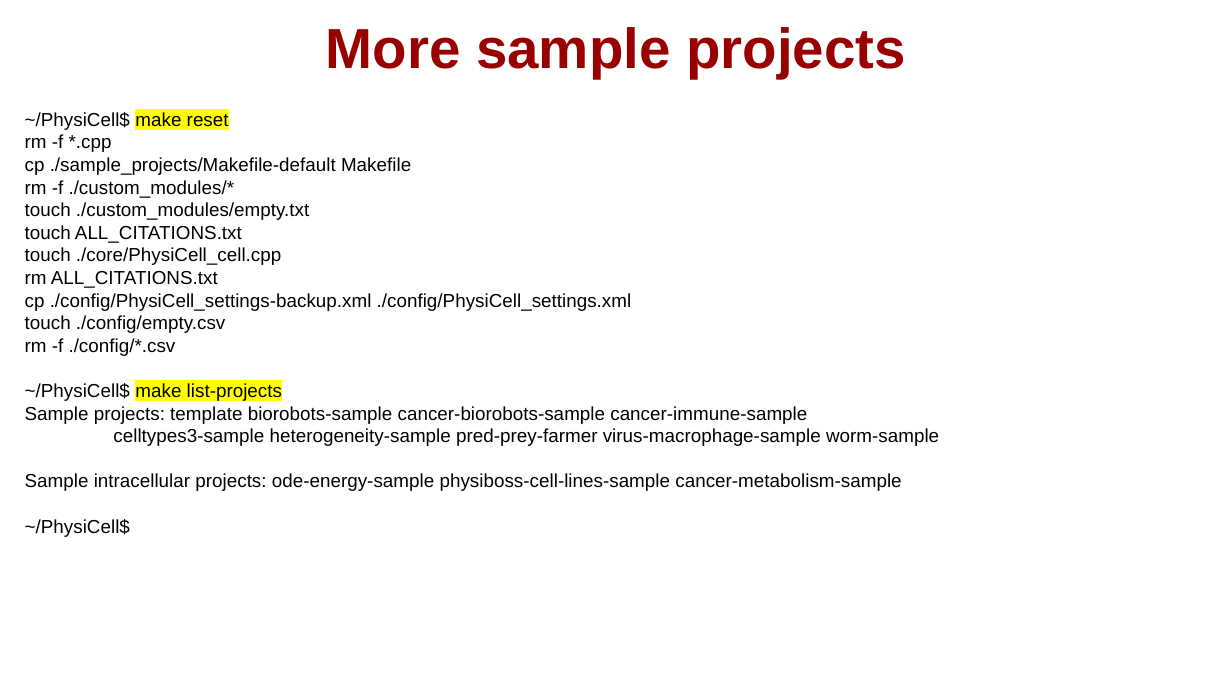
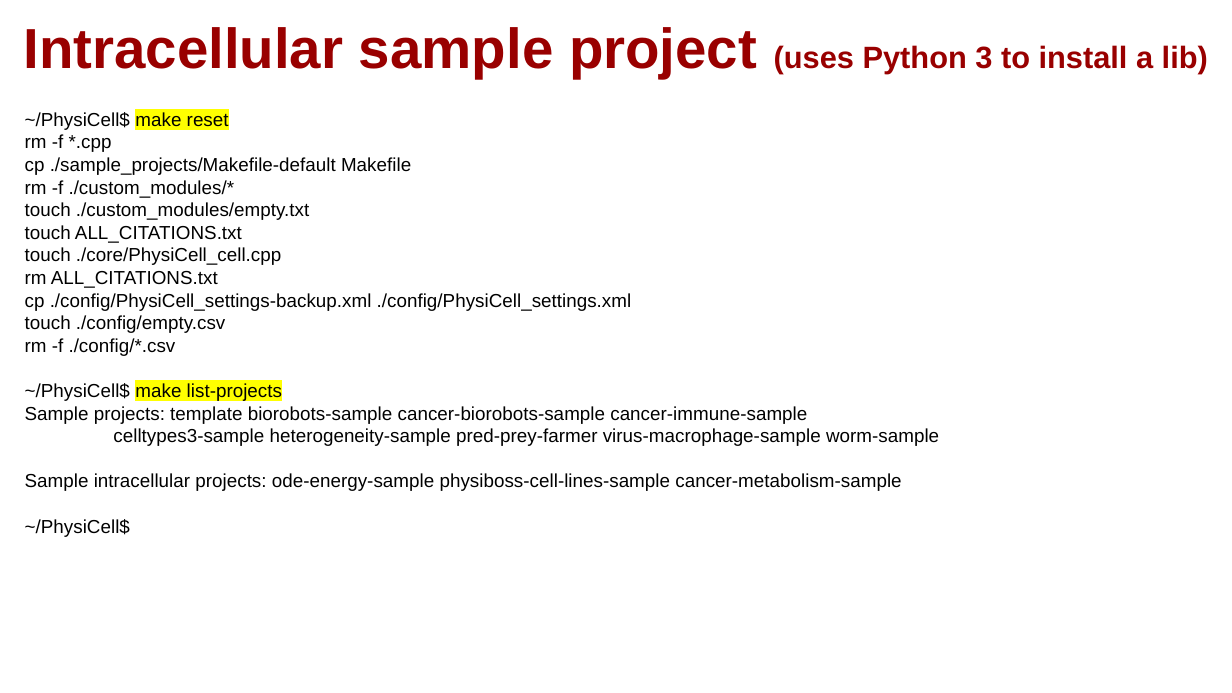
Before and after one commit to physicell-training/ws2021, a slide deck: slide 21 of pptx_source/PhysiCell_ws2021_macOS_setup.pptx (slide 13 before the commit). Drawn at 1232x693 pixels with LibreOffice and Linux fonts; fonts in the diff are those of the drawing; background and template pictures are left out. Boxes give left, top, right and bottom in pixels: in the first picture for what was removed or moved away, otherwise in the second. Text is boxed around its words. In the diff, an @@ line names an element or a change of style, - is before the commit and + after.

```diff
--- a/pptx_source/PhysiCell_ws2021_macOS_setup.pptx
+++ b/pptx_source/PhysiCell_ws2021_macOS_setup.pptx
@@ title at (24,27,1208,78): text changed @@
-More sample projects
+Intracellular sample project (uses Python 3 to install a lib)
```
Also in this commit, not shown: 3 other slides changed, 9 slides added.
